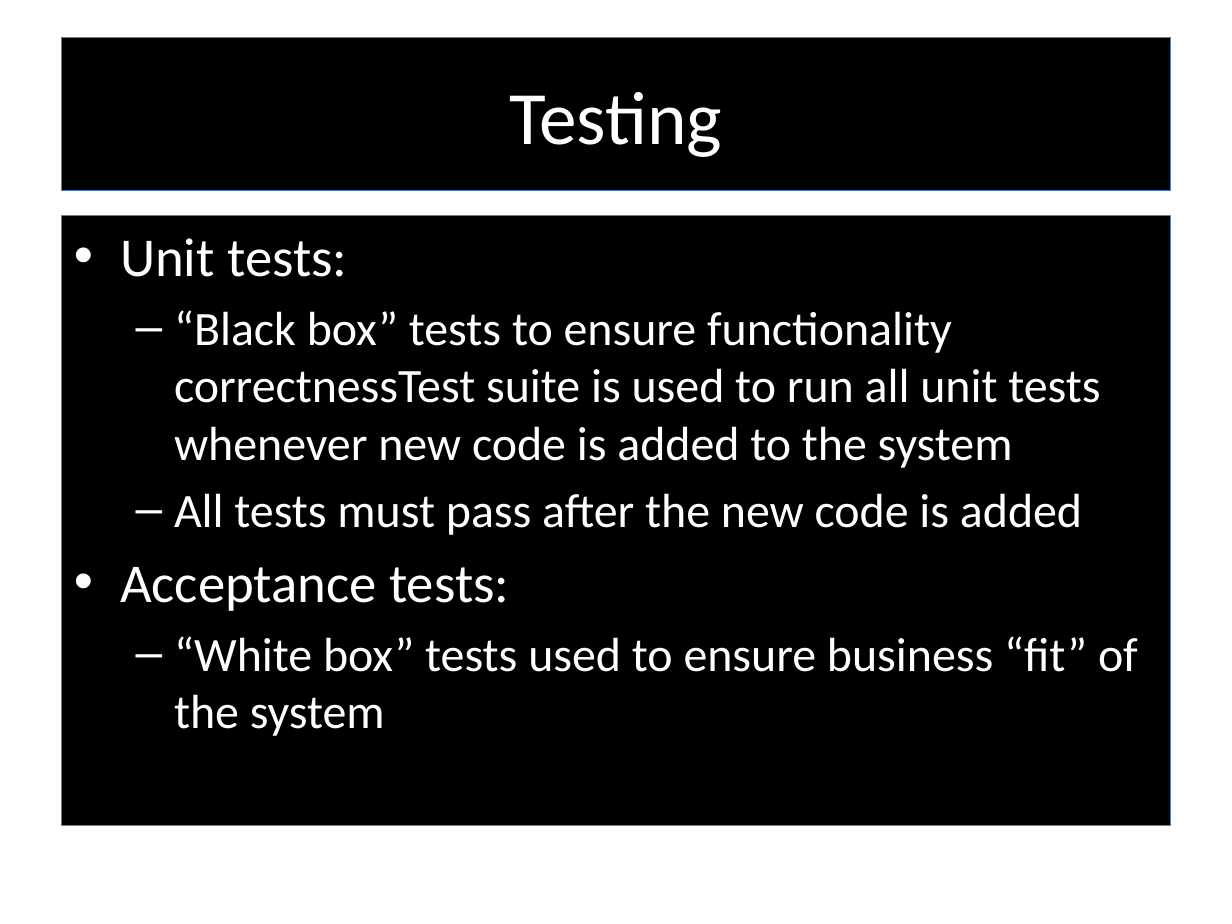
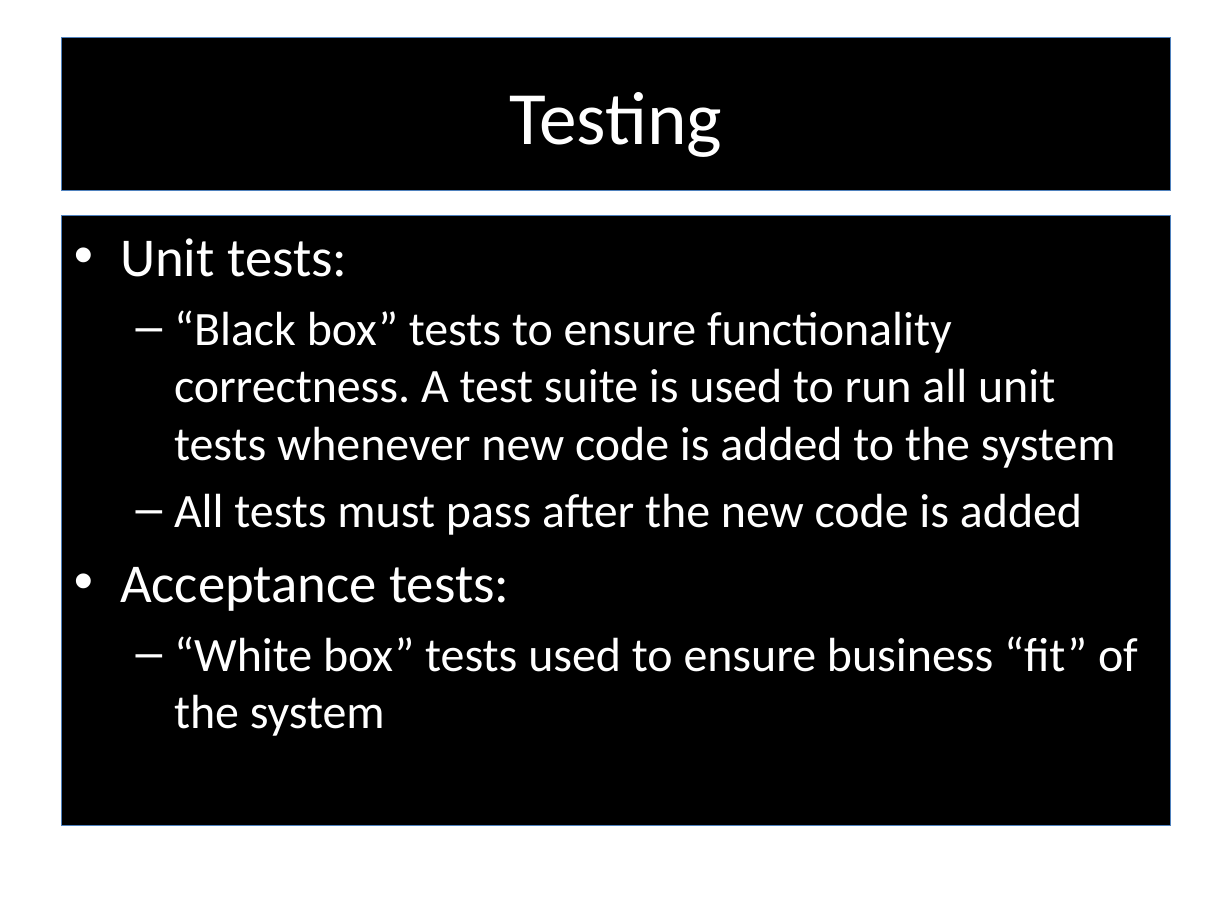
Before and after one commit to RedTeamCOSC470/Documentation, a slide deck: slide 19 of Stargazer.pptx (slide 16 before the commit). Drawn at 1232x924 pixels with LibreOffice and Linux fonts; fonts in the diff are those of the drawing; background and template pictures are left out. Boxes give left, top, right and bottom in pixels: in the first picture for what was removed or moved away, otherwise in the second. Text is boxed around its words. In the diff, an @@ line names an element or a change of style, - is before the commit and + after.

```diff
--- a/Stargazer.pptx
+++ b/Stargazer.pptx
@@ text at (x1=174, y1=310, x2=1116, y2=468): text changed @@
-  – “Black box” tests to ensure functionality correctnessTest suite is used to run all unit tests whenever new code is added to the system
+  – “Black box” tests to ensure functionality correctness. A test suite is used to run all unit tests whenever new code is added to the system
```
Also in this commit, not shown: 2 other slides changed, 4 slides added, 2 slides removed, 2 other files.
